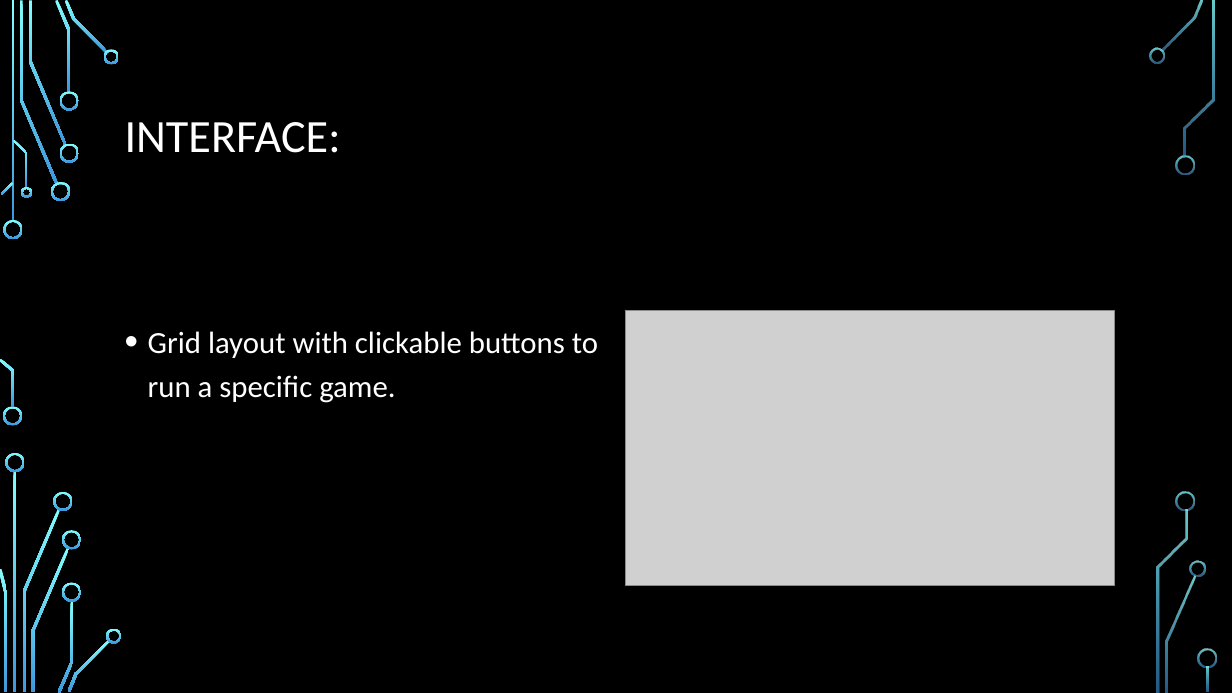
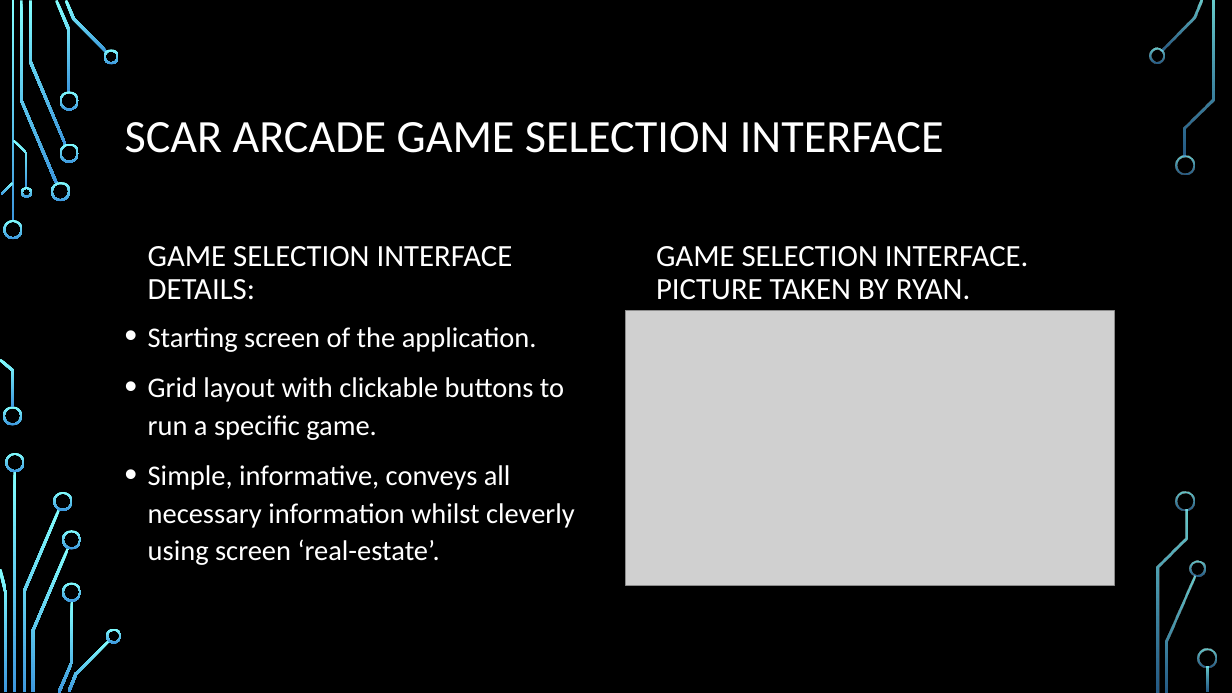
Before and after one commit to IgnitionOrk/SCaR_Arcade, a slide deck: slide 4 of SCaRArcade.pptx (slide 3 before the commit). Drawn at 1232x693 pixels with LibreOffice and Linux fonts; fonts in the diff are those of the drawing; grey boxes stand for pictures; background and template pictures are left out. Boxes give left, top, right and bottom in pixels: in the first picture for what was removed or moved away, otherwise in the second. Text is boxed around its words. In the diff, an @@ line names an element or a change of style, - is before the commit and + after.

Commit message:
Update SCaR_Arcade week 6 presentation
Explained a bit more about what we are doing and why. Explained the game
selection interface more deeply, drafted a design of the generic game
menu, and added a few more skeletons of possibly relevant slides.

```diff
--- a/SCaRArcade.pptx
+++ b/SCaRArcade.pptx
@@ title at box(125, 122, 944, 153): text changed @@
-INTERFACE:
+SCAR ARCADE GAME SELECTION INTERFACE
@@ text added at box(148, 246, 513, 300), 24 pt, text #FFFFFF @@
+GAME SELECTION INTERFACE DETAILS:
@@ text added at box(656, 246, 1029, 300), 24 pt, text #FFFFFF @@
+GAME SELECTION INTERFACE. PICTURE TAKEN BY RYAN.
@@ text at box(148, 327, 537, 352): paragraph added @@
+• Starting screen of the application.
@@ text at box(148, 377, 564, 440): size 24 to 22.2 pt in "Grid layout with clickable buttons to run ..."; line spacing 1.2 to 1.1 @@
@@ text at box(148, 465, 575, 565): paragraph added @@
+• Simple, informative, conveys all necessary information whilst cleverly using screen ‘real-estate’.
```
Also in this commit, not shown: 1 other slide changed, 4 slides added.
